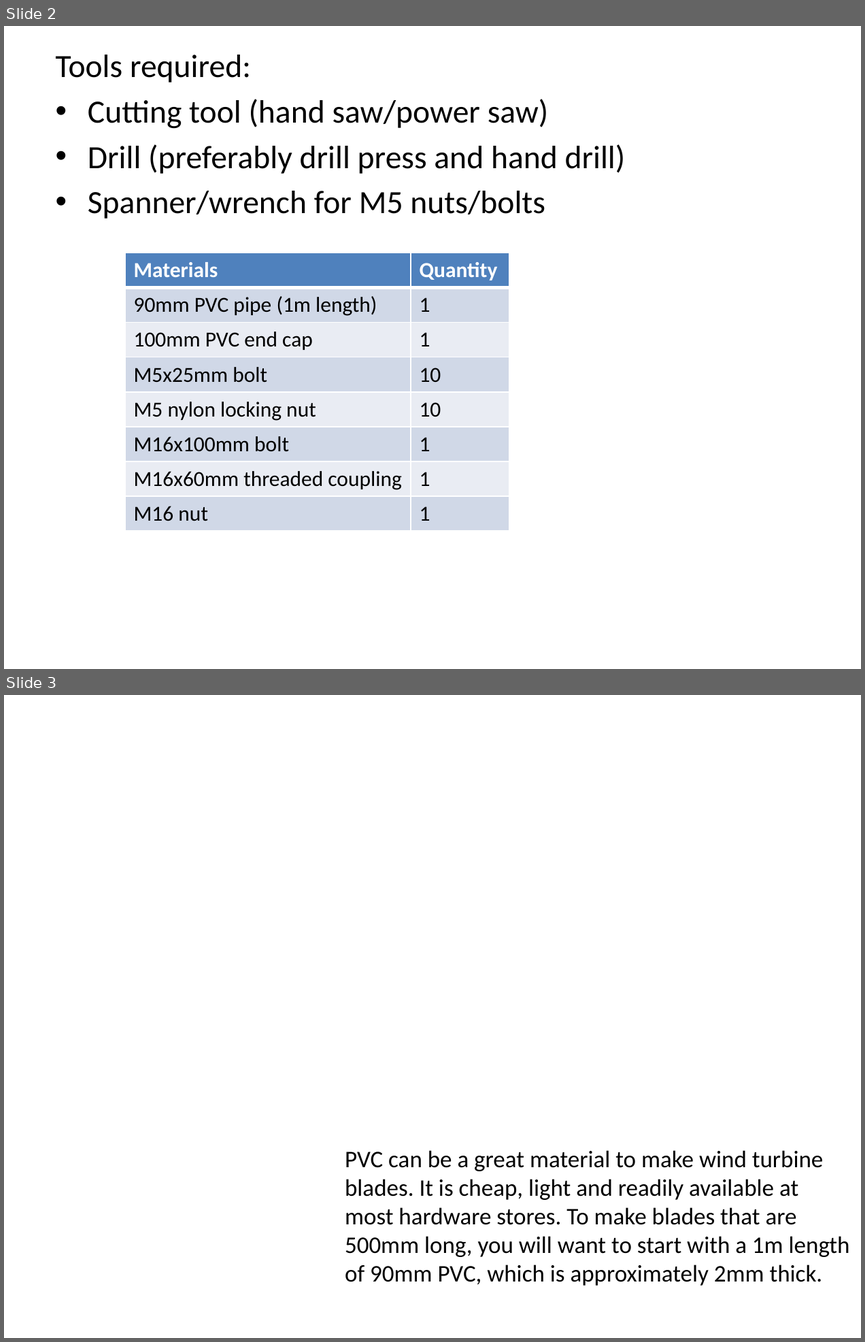
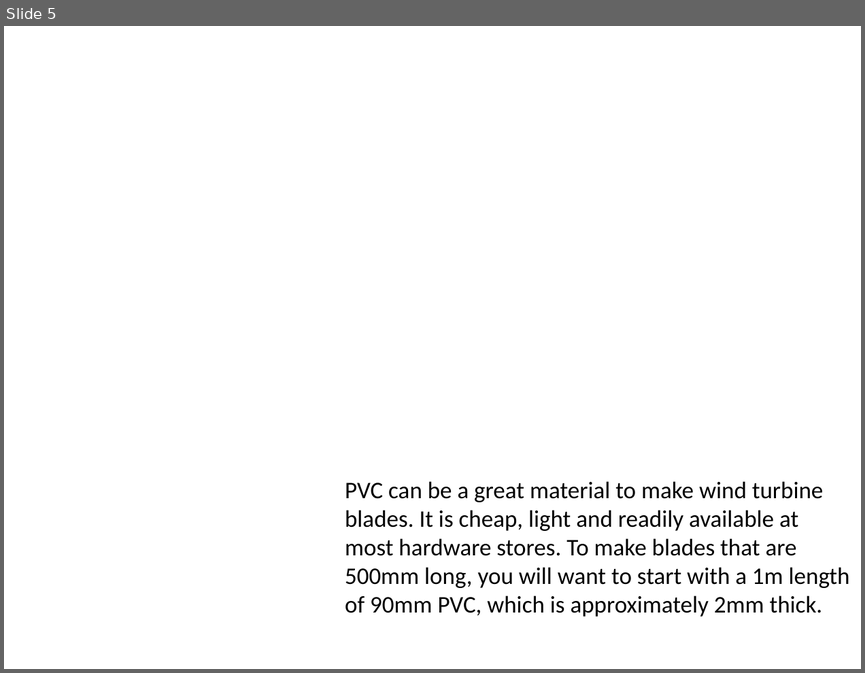
Before and after one commit to localelectricity/Wind-Turbine-Instructions, a slide deck: PVC Blade Instructions.pptx. Shown one above the other, each under a label of ours: slides 2 and 3 before the commit, slide 5 after it. The pictures are 865x1342 and 865x673 pixels, drawn with LibreOffice and Linux fonts; fonts in the diff are those of the drawing; background and template pictures are left out. Boxes give left, top, right and bottom in pixels: in the first picture for what was removed or moved away, otherwise in the second. Text is boxed around its words. In the diff, an @@ line names an element or a change of style, - is before the commit and + after.

Commit message:
Added clipart and material images

```diff
--- a/PVC Blade Instructions.pptx
+++ b/PVC Blade Instructions.pptx
@@ slide 2 removed at [4,26,861,669], background #FFFFFF @@
@@ text removed at [56,55,626,218] @@
-Tools required:
-• Cutting tool (hand saw/power saw)
-• Drill (preferably drill press and hand drill)
-• Spanner/wrench for M5 nuts/bolts
@@ table removed at [125,253,509,531], 8 rows, 2 columns @@
-Materials | Quantity
-90mm PVC pipe (1m length) | 1
-100mm PVC end cap | 1
-M5x25mm bolt | 10
-M5 nylon locking nut | 10
-M16x100mm bolt | 1
-M16x60mm threaded coupling | 1
-M16 nut | 1
@@ what was slide 3 is now slide 5 @@
```
Also in this commit, not shown: 10 slides changed, 4 slides added, 1 other slide removed.
